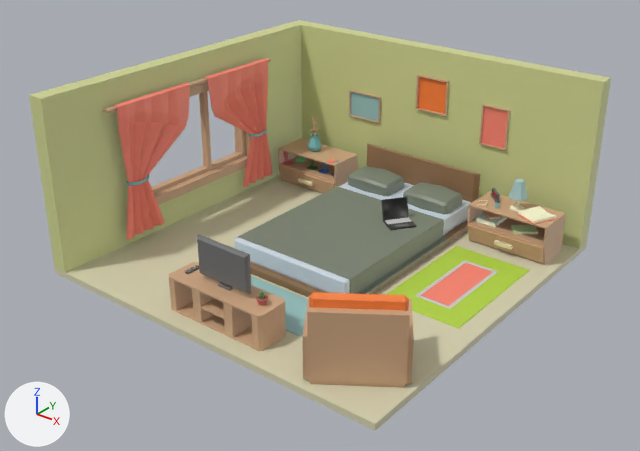
Before and after pictures for a commit that changed the glTF model public/3Dmodels/room_new.gltf.
The view is the same before and after, from a 50 mm lens placed at (11.23, -14.98, 9.74), pointed at (-0.06, -0.87, 0.99). Arrows for +X, +Y and +Z are at lower left; the lights stay in place. Where no turn or scale is listed for an object, it has been applied to the vertices.

In view in the first picture: 'LowPolyRoom'.
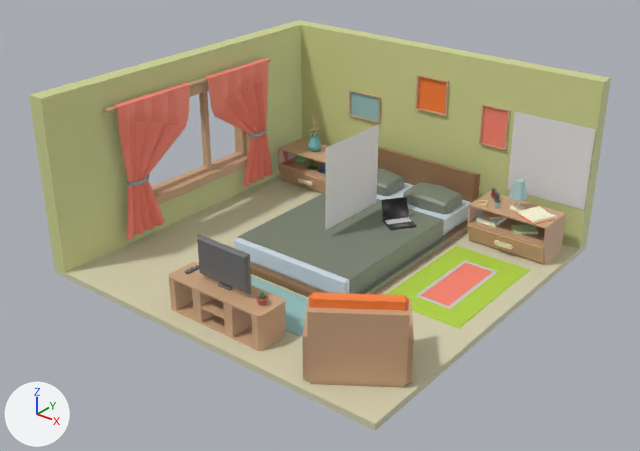
The change, as a diff of the scene's bpy script:
```diff
--- a/public/3Dmodels/room_new.gltf.py
+++ b/public/3Dmodels/room_new.gltf.py
@@ me_plane_001 @@
+me_plane_001.from_pydata([(-1.0, -0.01, 1.0), (-1.0, 0.01, -1.0), (1.0, -0.01, 1.0), (1.0, 0.01, -1.0)], [], [(0, 1, 3), (0, 3, 2)])
@@ me_plane @@
+me_plane.from_pydata([(0.0, -1.0, 1.0), (0.0, -1.0, -1.0), (0.0, 1.0, 1.0), (0.0, 1.0, -1.0)], [], [(0, 1, 3), (0, 3, 2)])
@@ ob_frame @@
+ob_frame = bpy.data.objects.new('frame', me_plane_001)
+ob_frame.location = (3.28, 3.58, 2.01)
@@ ob_frame_001 @@
+ob_frame_001 = bpy.data.objects.new('frame.001', me_plane)
+ob_frame_001.location = (0.0, 0.25, 1.83)
```

Changed parts and their boxes [x1, y1, x2, y2] in the pictures (640 x 451 px):
'frame', added
    after: [507, 112, 596, 210]
'frame.001', added
    after: [325, 124, 379, 231]
